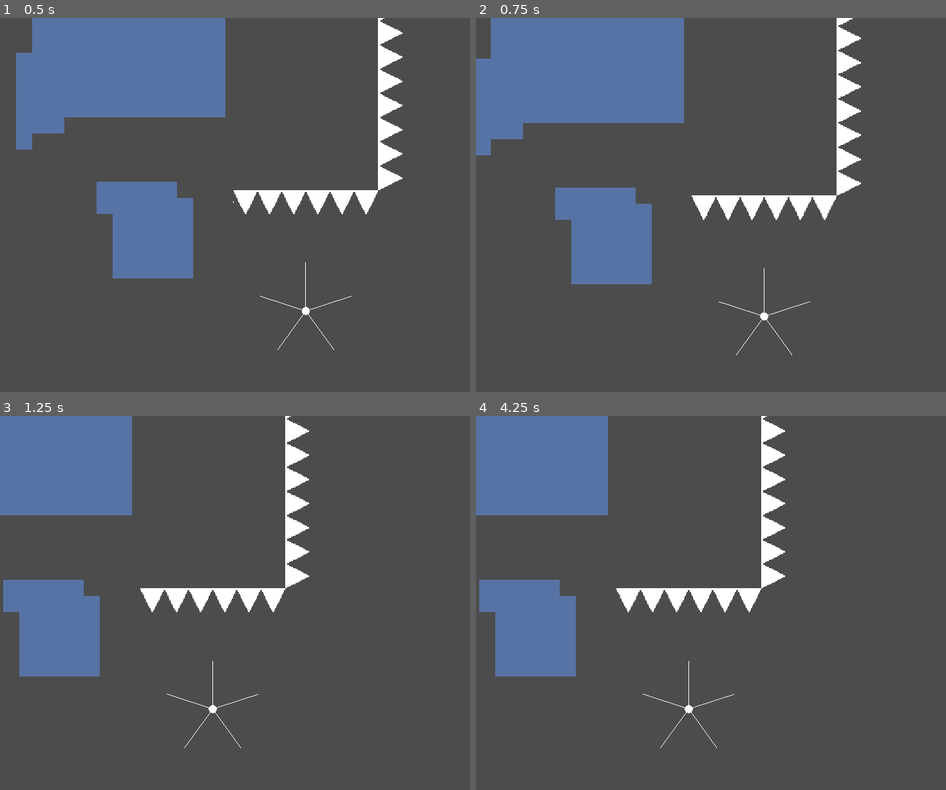
Above: before the commit, frames 1-4 (two rows, left to right).
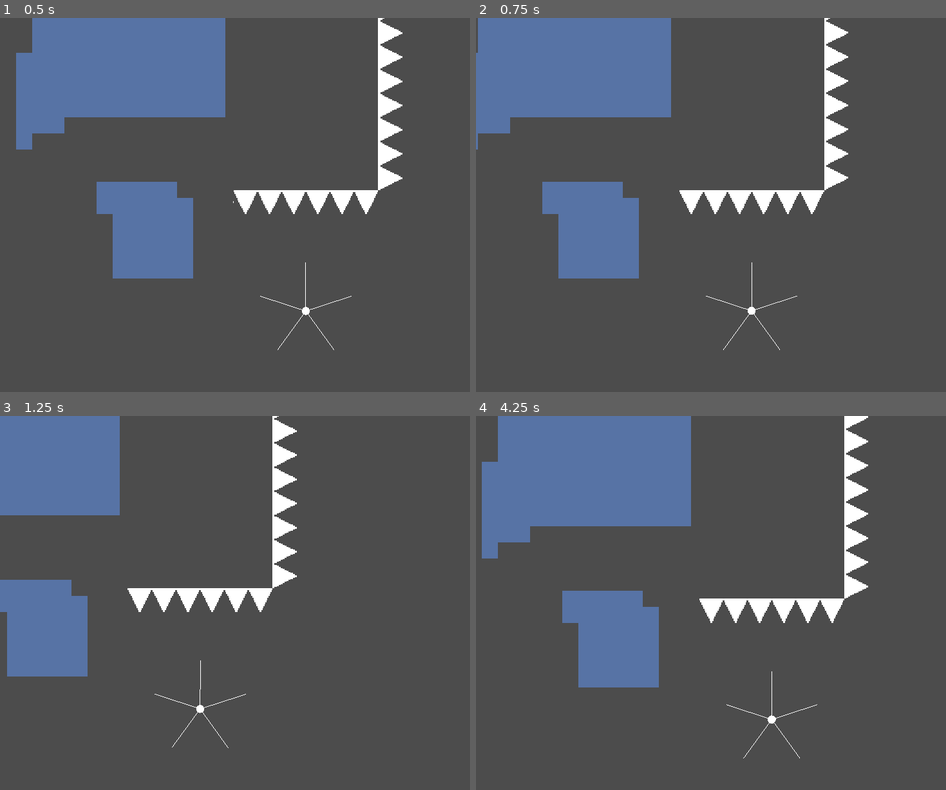
Above: after the commit, the same moments.

Repository: Synthasmagoria/Project-Seeker
Game: Godot game, scene res://levels/test/test.tscn
The game is run twice, just before and just after one commit, with the same random seed, the same clock (stepped at 60 frames per second) and the same inputs.
Inputs:
- Up to frame 1 (0.5 s): no input
- Up to frame 2 (0.75 s): tap Enter (ui_accept) at 0.5, 0.6 s; hold Right (right) from 0.53 s (still down)
- Up to frame 3 (1.25 s): keep holding Right (right); tap Shift (jump) at 0.77 s
- Up to frame 4 (4.25 s): tap Enter (ui_accept) every 0.75 s from 1.35 to 3.6 s; tap Shift (jump) at 1.52, 3.02, 3.77 s; release Right (right) at 2.03 s; hold Left (left) 2.03-2.78 s; hold Right (right) from 2.78 s (still down); tap R (reload, bound only after the commit) at 4.15 s

Frame 1 is identical in both runs. In frame 2, 7.3% of the frame differs, in the area x 0-82%, y 0-91%; in frame 3, 5.1%; in frame 4, 21%, in the area x 0-84%, y 0-92%.

Commit message:
Added a restart key

Diff:
--- a/project/base/level manager/level_manager.gd
+++ b/project/base/level manager/level_manager.gd
@@ -57,7 +57,7 @@
 #		Game.state = Game.STATE.IN_GAME
 
 func _process(delta: float) -> void:
-	if Input.is_action_just_pressed("ui_accept"):
+	if Input.is_action_just_pressed("reload"):
 		reload()
 
 # Adds first level from a group as child of the level manager
@@ -69,16 +69,14 @@
 # Loads a level from a path and adds it to the scene tree
 func _load_level_from_path(path : String) -> void:
 	var _scene = load(path)
-	if !_scene:
-		printerr("LevelManager: Couldn't load level from ", path)
-		return
+	assert(_scene, "LevelManager: Couldn't load level from " + path)
 	_set_level(_scene.instance())
 
 # Sets a level as current and adds it to the scene tree
 func _set_level(level : Node) -> void:
 	var _level_parent = level.get_parent()
 	if _level_parent == self:
-		print("LevelManager: The level is already loaded")
+		push_error("LevelManager: The level is already loaded")
 		return
 #	if _level_parent:
 #		_level_parent.call_deferred("remove_child", level)
--- a/project/base/state machine/state_machine.gd
+++ b/project/base/state machine/state_machine.gd
@@ -1,4 +1,6 @@
 extends Node
+
+## TODO: Replace printerr with assert
 
 ## First state to be pushed to the stack on init
 export(String) var default_state
--- a/project/objects/player/player.gd
+++ b/project/objects/player/player.gd
@@ -42,11 +42,6 @@
 	else:
 		return null
 
-func _process(delta: float) -> void:
-	pass
-#	if Input.is_action_just_pressed("ui_accept"):
-#		die()
-
 ## Forces player into the 'Dead' state
 func die() -> void:
 	if state_machine.get_current_state().name != "Dead":
--- a/project/project.godot
+++ b/project/project.godot
@@ -117,6 +117,11 @@
 "events": [ Object(InputEventKey,"resource_local_to_scene":false,"resource_name":"","device":0,"alt":false,"shift":false,"control":false,"meta":false,"command":false,"pressed":false,"scancode":16777232,"physical_scancode":0,"unicode":0,"echo":false,"script":null)
  ]
 }
+reload={
+"deadzone": 0.5,
+"events": [ Object(InputEventKey,"resource_local_to_scene":false,"resource_name":"","device":0,"alt":false,"shift":false,"control":false,"meta":false,"command":false,"pressed":false,"scancode":82,"physical_scancode":0,"unicode":0,"echo":false,"script":null)
+ ]
+}
 
 [layer_names]
 
